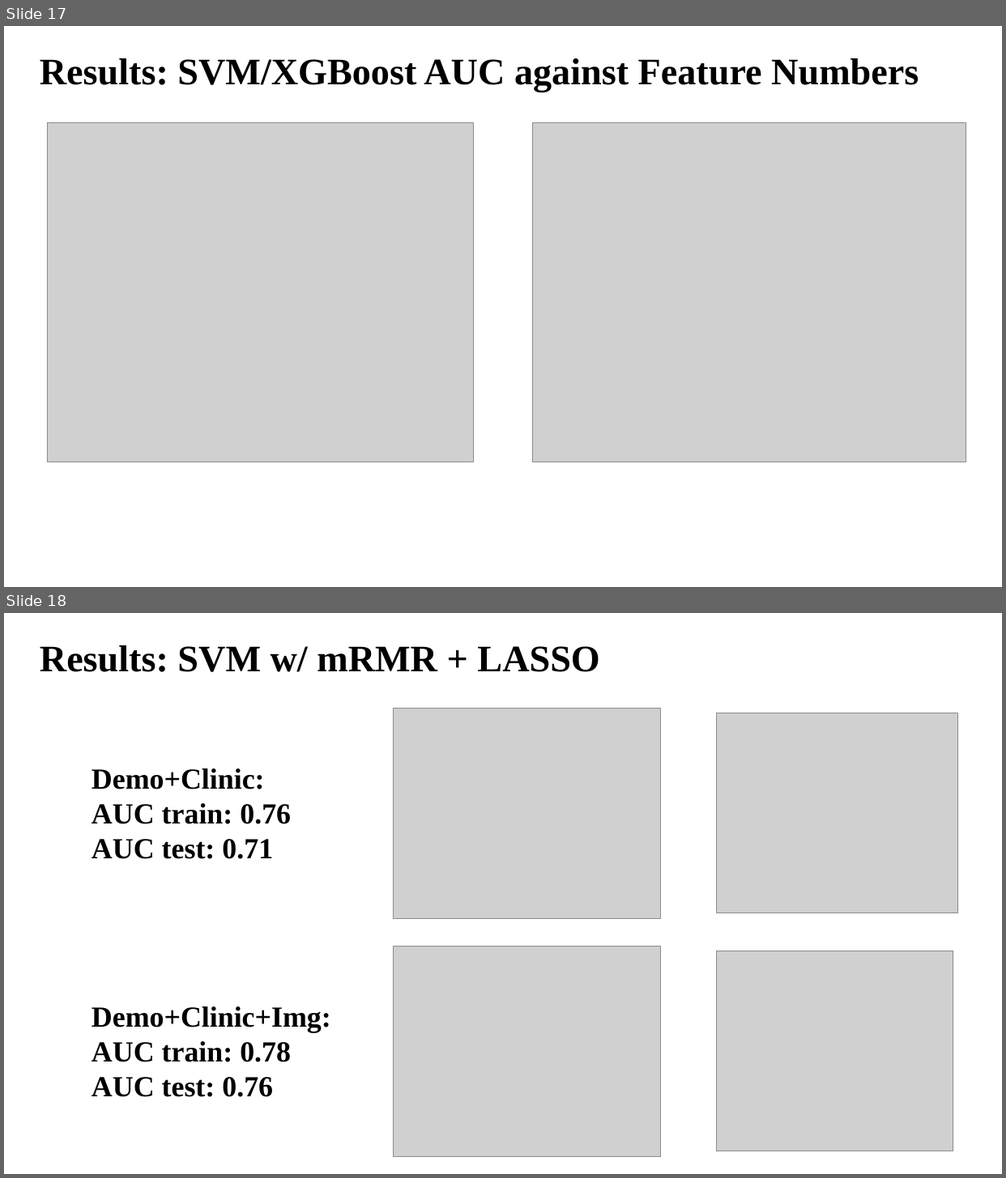
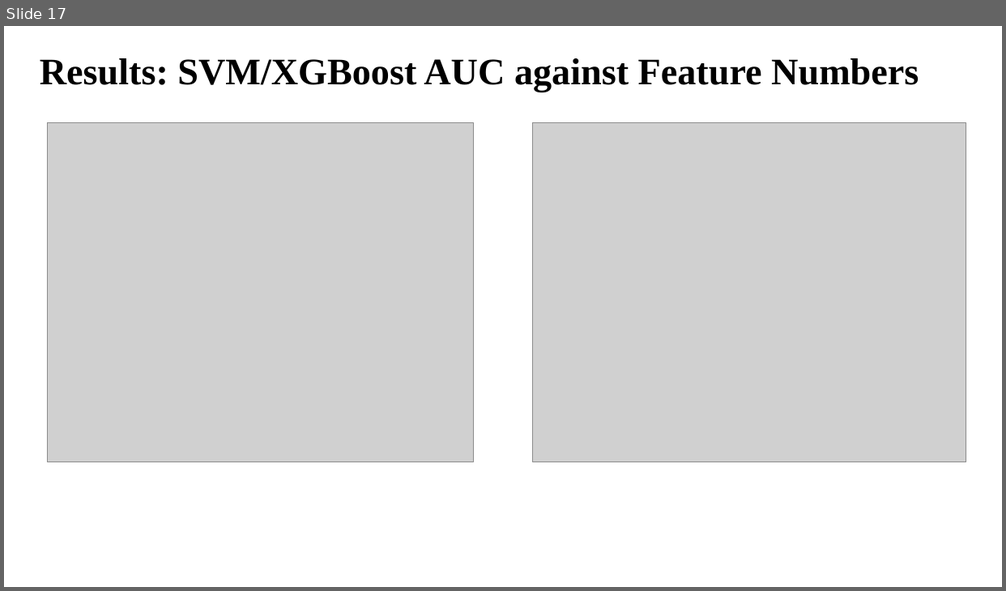
Before and after one commit to Biobots/Levodopa_Parkinson_MRI, a slide deck: doc/0221.pptx. Shown one above the other, each under a label of ours: slides 17 and 18 before the commit, slide 17 after it. The pictures are 1006x1178 and 1006x591 pixels, drawn with LibreOffice and Linux fonts; fonts in the diff are those of the drawing; grey boxes stand for pictures. Boxes give left, top, right and bottom in pixels: in the first picture for what was removed or moved away, otherwise in the second. Text is boxed around its words. In the diff, an @@ line names an element or a change of style, - is before the commit and + after.

```diff
--- a/doc/0221.pptx
+++ b/doc/0221.pptx
@@ slide 18 removed at bbox=[4, 613, 1002, 1174], background #FFFFFF @@
@@ text removed at bbox=[40, 645, 599, 672] @@
-Results: SVM w/ mRMR + LASSO
@@ picture removed at bbox=[394, 708, 661, 919] @@
@@ picture removed at bbox=[716, 713, 957, 914] @@
@@ text removed at bbox=[91, 769, 291, 859] @@
-Demo+Clinic:
-AUC train: 0.76
-AUC test: 0.71
@@ picture removed at bbox=[394, 946, 661, 1157] @@
@@ picture removed at bbox=[716, 951, 953, 1152] @@
@@ text removed at bbox=[91, 1007, 331, 1097] @@
-Demo+Clinic+Img:
-AUC train: 0.78
-AUC test: 0.76
```
Also in this commit, not shown: 1 slide changed, 1 other slide removed, 10 other files.
